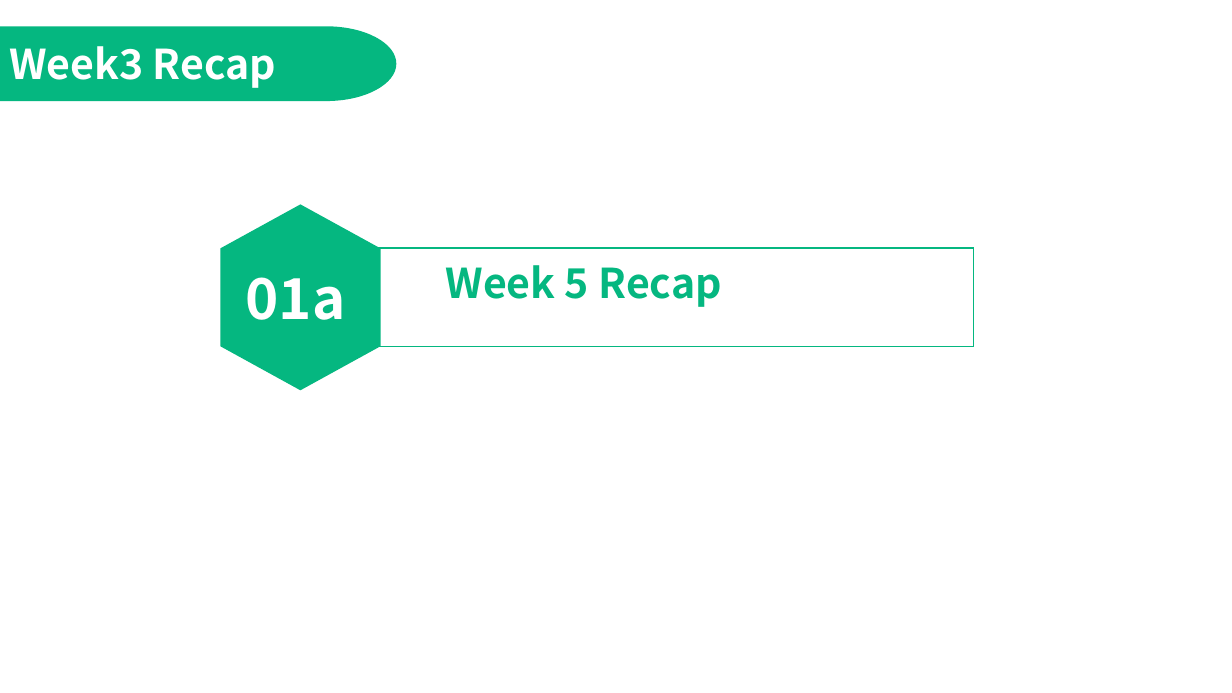
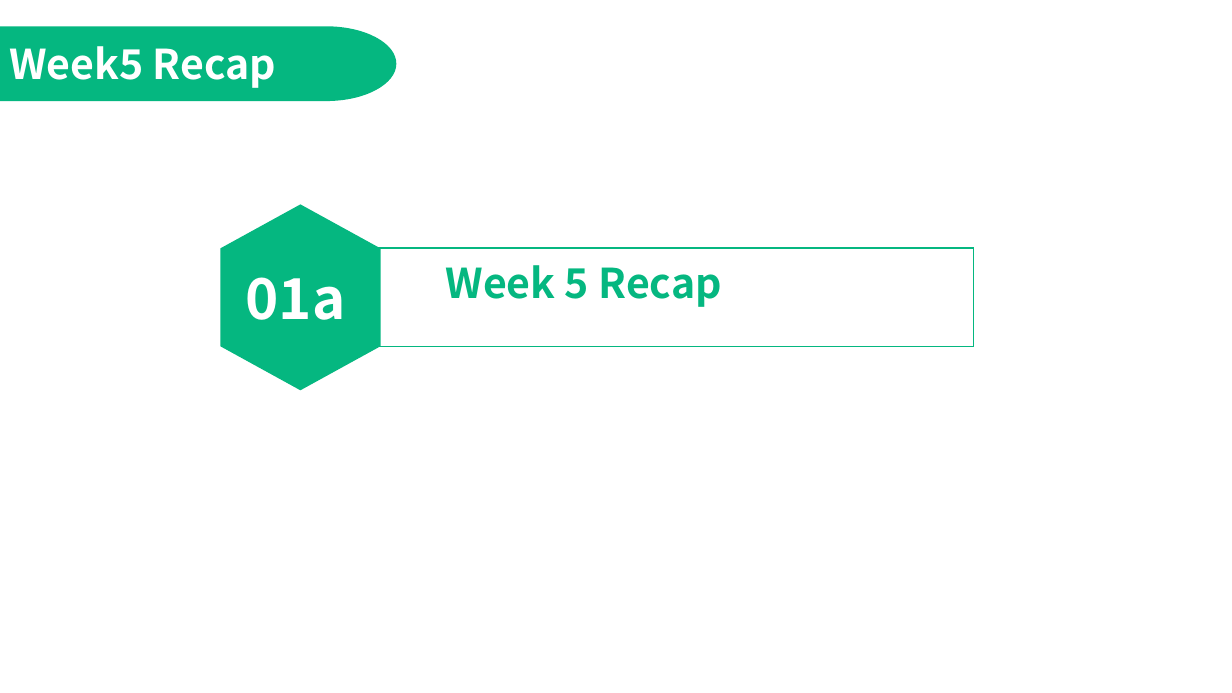
Before and after one commit to jimmyyih518/DSA2022Fall, a slide deck: slide 3 of week6/week6_slides.pptx. Drawn at 1232x693 pixels with LibreOffice and Linux fonts; fonts in the diff are those of the drawing. Boxes give left, top, right and bottom in pixels: in the first picture for what was removed or moved away, otherwise in the second. Text is boxed around its words. In the diff, an @@ line names an element or a change of style, - is before the commit and + after.

Commit message:
updated week7

```diff
--- a/week6/week6_slides.pptx
+++ b/week6/week6_slides.pptx
@@ text at [9, 46, 276, 88]: text changed @@
-Week3 Recap
+Week5 Recap
```
Also in this commit, not shown: 16 other slides changed, 3 other files.
